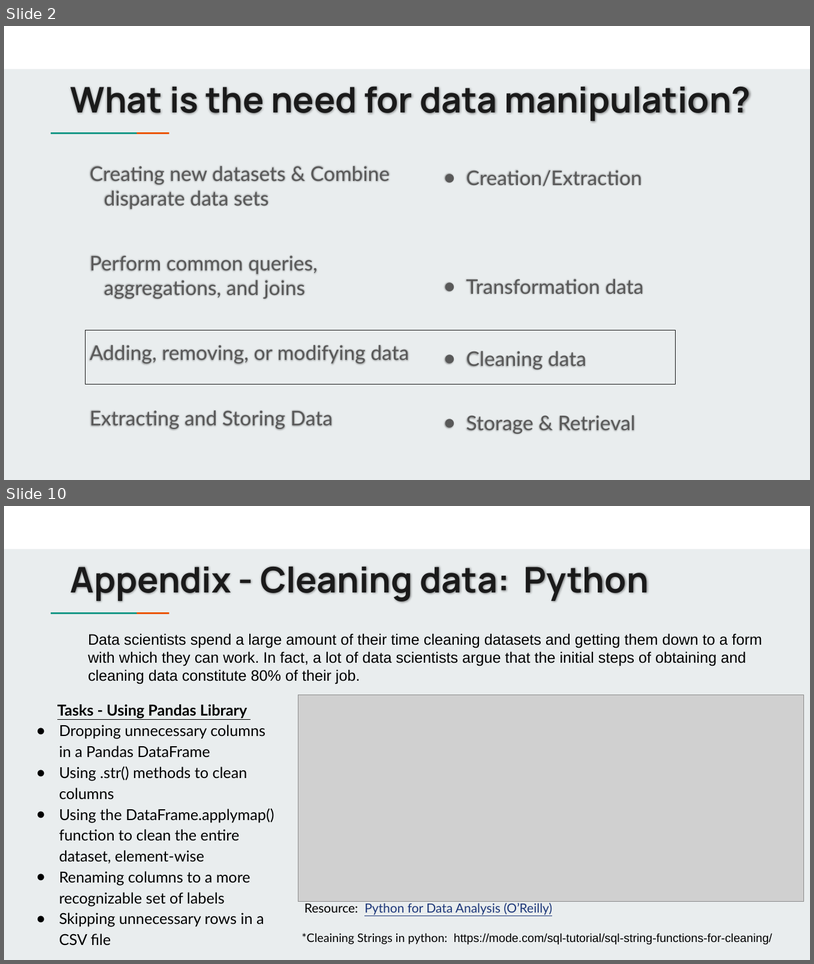
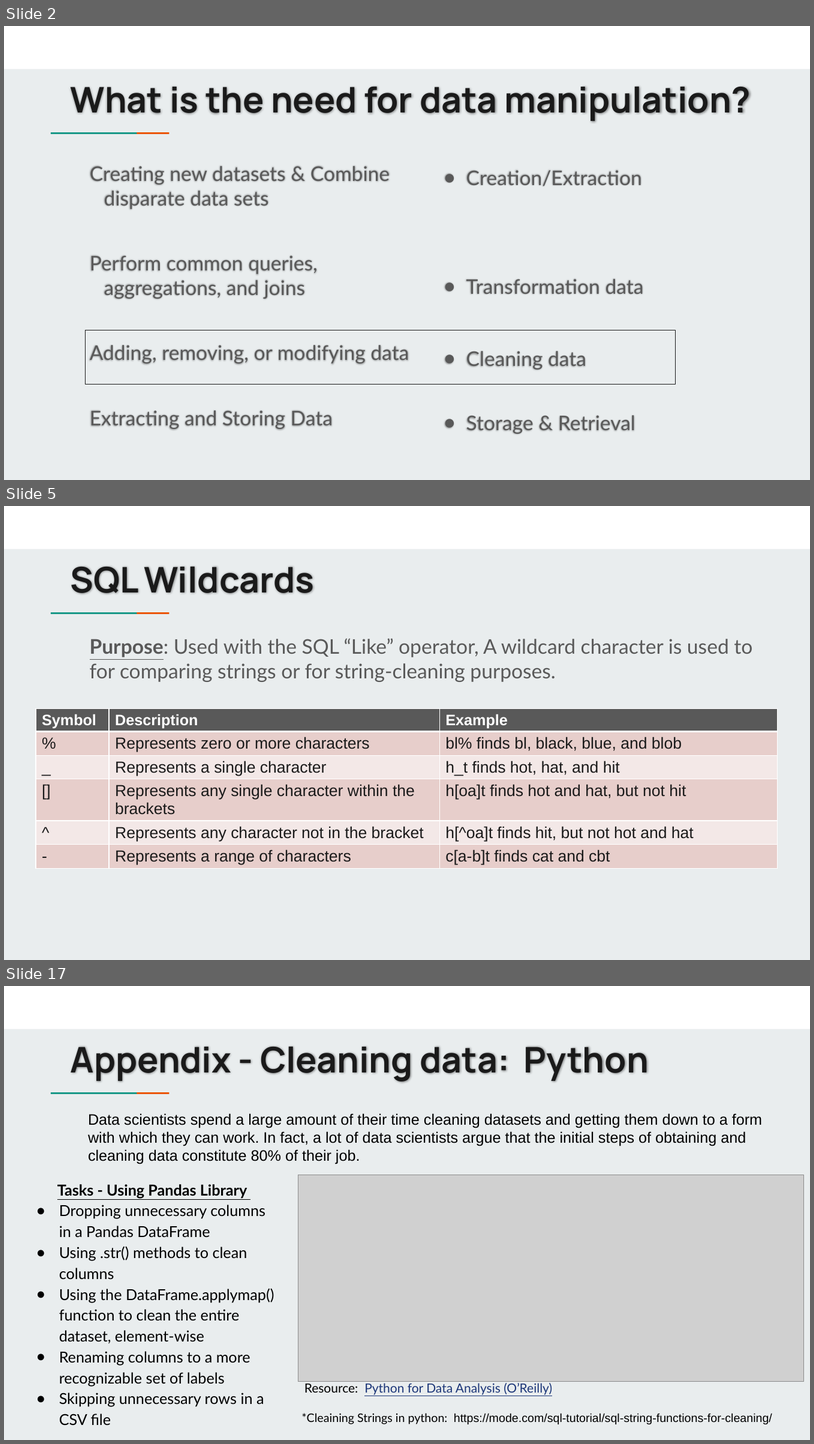
Before and after one commit to jbergmann56/OSDA-DataManipulationAndManagement, a slide deck: Lectures/Cleaning Data Using SQL (5).pptx. Shown one above the other, each under a label of ours: slides 2 and 10 before the commit, slides 2, 5 and 17 after it; the slides between them are not shown. The pictures are 814x964 and 814x1444 pixels, drawn with LibreOffice and Linux fonts; fonts in the diff are those of the drawing; grey boxes stand for pictures. Boxes give left, top, right and bottom in pixels: in the first picture for what was removed or moved away, otherwise in the second. Text is boxed around its words. In the diff, an @@ line names an element or a change of style, - is before the commit and + after.

```diff
--- a/Lectures/Cleaning Data Using SQL (5).pptx
+++ b/Lectures/Cleaning Data Using SQL (5).pptx
@@ slide 5 added at [4,506,810,960], background #E9EDEE; not listed: 3 template elements that a slide beside it also shows @@
@@ title added at [71,566,315,594], 42 pt, text #1A1A1A, bold @@
+SQL Wildcards
@@ text added at [90,638,753,682], 24 pt, text #595959 @@
+Purpose: Used with the SQL “Like” operator, A wildcard character is used to for comparing strings or for string-cleaning purposes.
@@ table added at [36,708,779,906], 6 rows, 3 columns @@
+Symbol | Description | Example
+% | Represents zero or more characters | bl% finds bl, black, blue, and blob
+_ | Represents a single character | h_t finds hot, hat, and hit
+[] | Represents any single character within the brackets | h[oa]t finds hot and hat, but not hit
+^ | Represents any character not in the bracket | h[^oa]t finds hit, but not hot and hat
+- | Represents a range of characters | c[a-b]t finds cat and cbt
@@ what was slide 10 is now slide 17 @@
```
Also in this commit, not shown: 4 slides changed, 9 other slides added, 3 slides removed, 9 other files.
